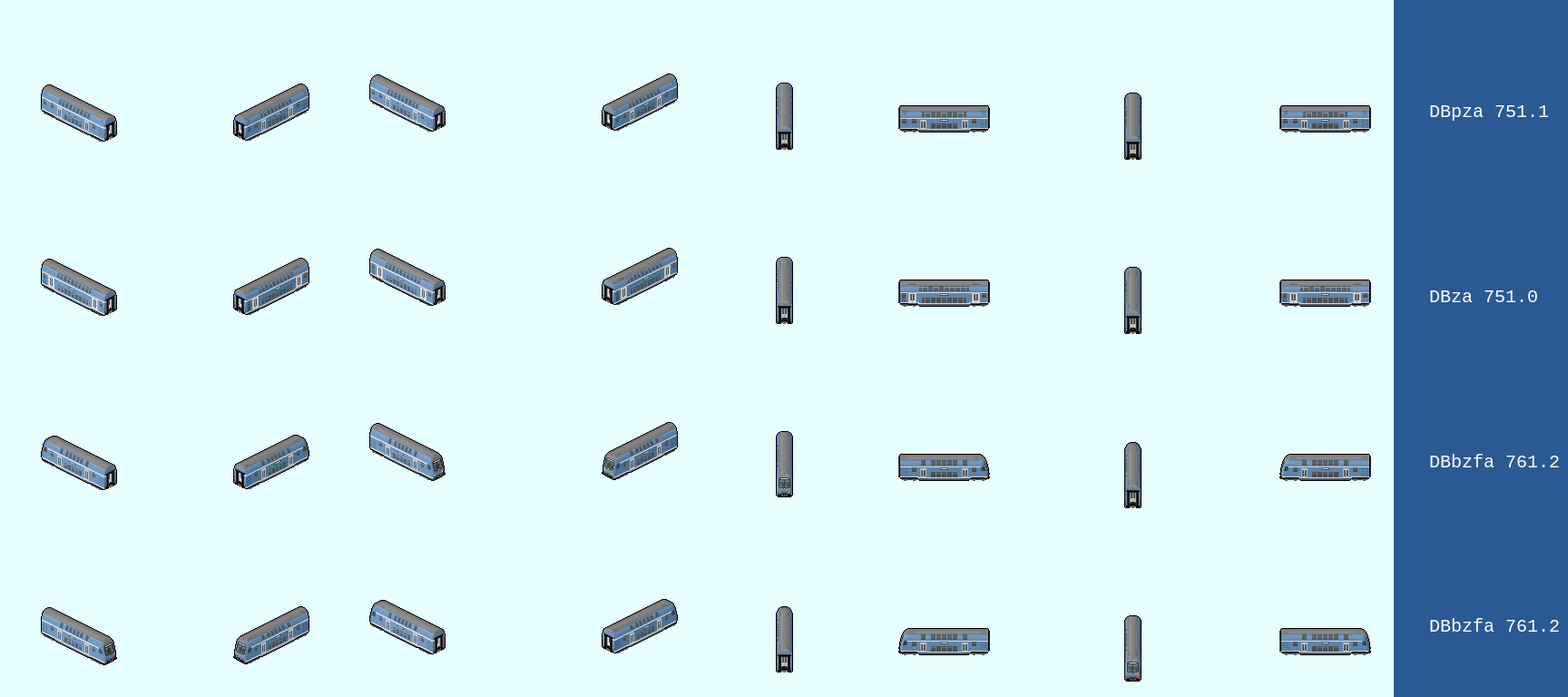
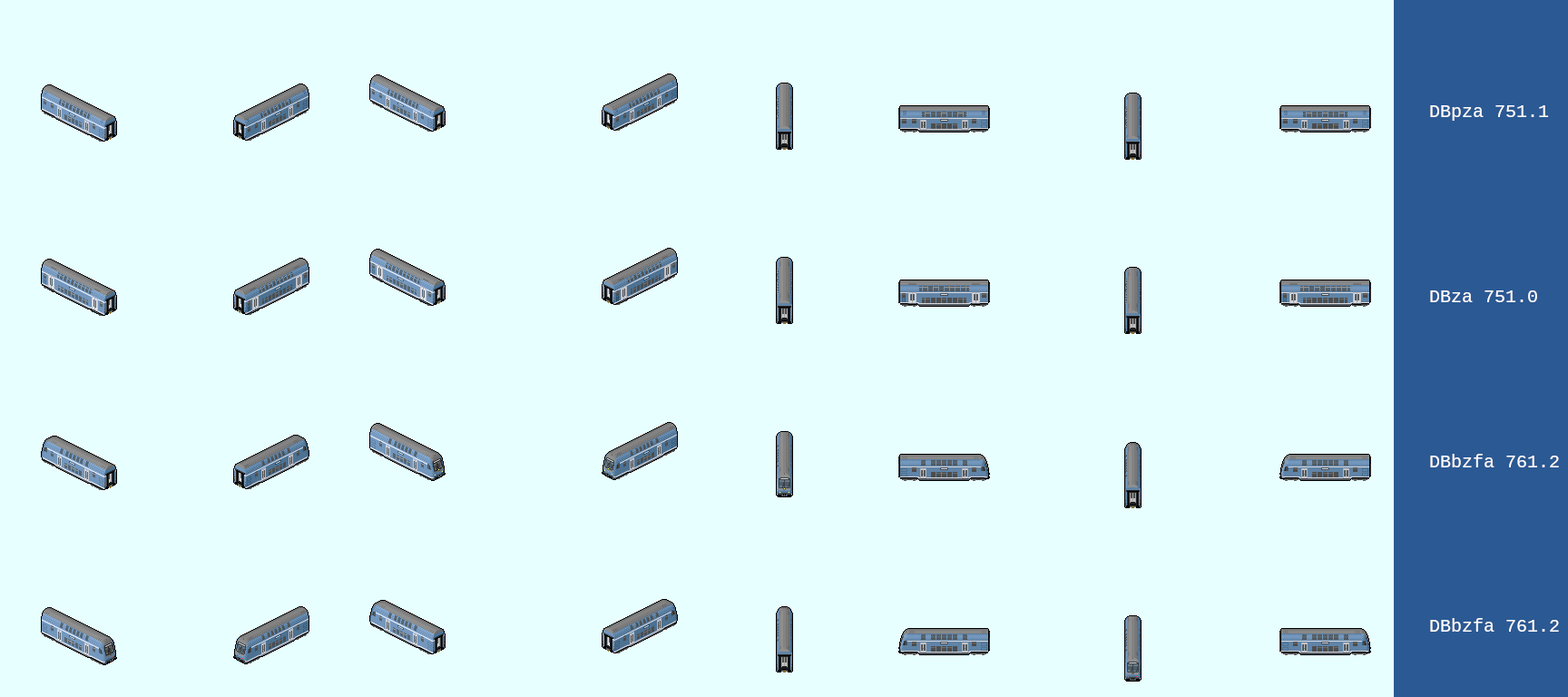
Layered file, before and after one edit (1568px x 697px). Changes by layer:
added layer "Visible #1" above "Layer" over (88, 89, 1559, 639)
hid "Passenger_Train_1994_Double_Deck.png" over (88, 89, 660, 639)
